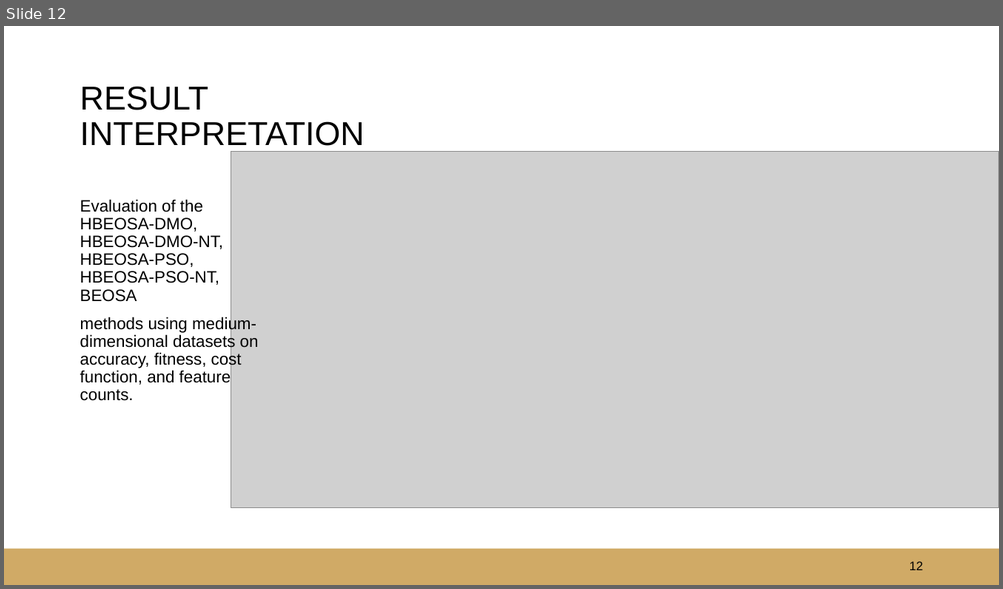
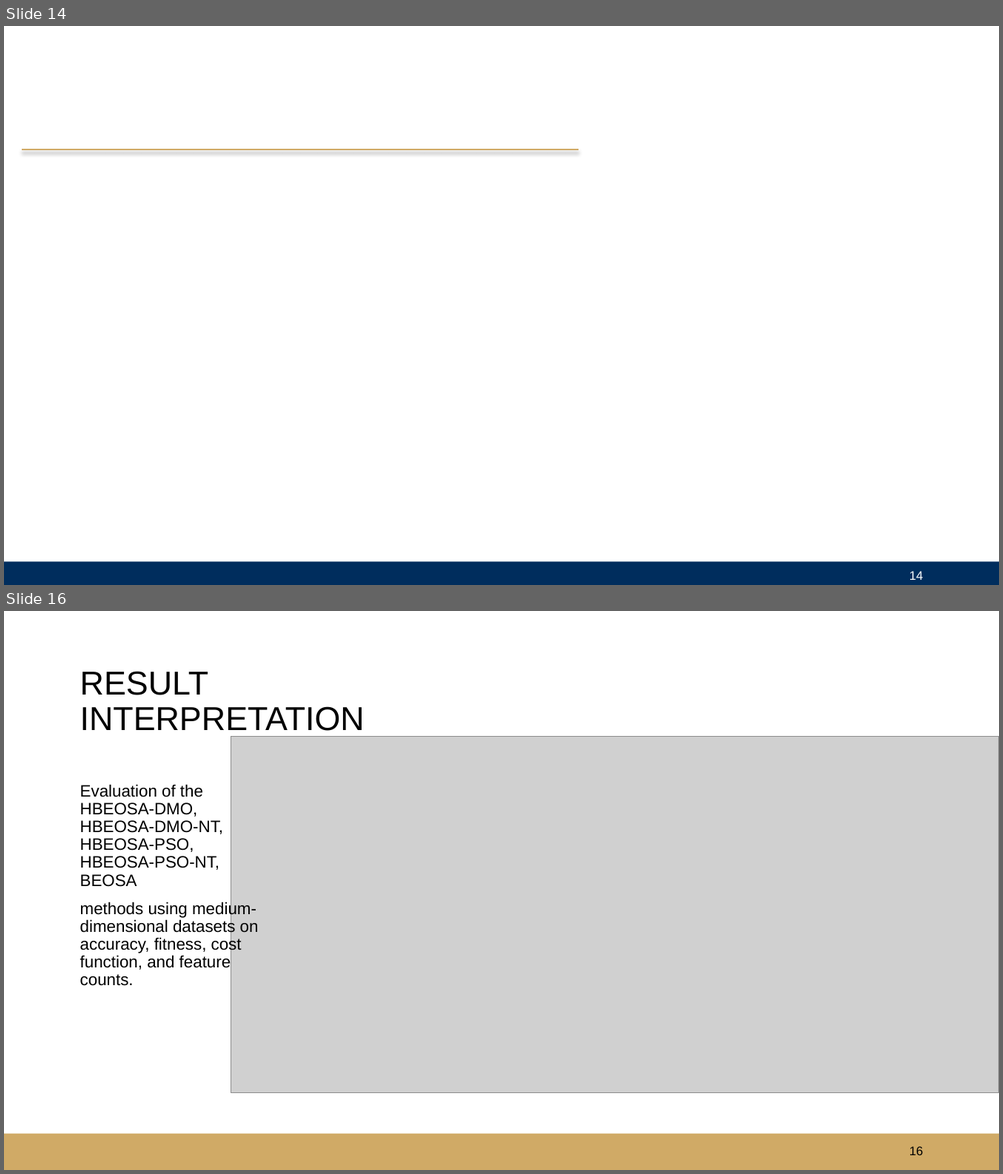
Before and after one commit to justicetetteh233/FINAL_YEAR_PROJECT_SEMI_FINISHED_VERSION, a slide deck: INSIGHT_SLIDES/An_adaptation_of_hybrid_binary_optimization_algorithms_for_3_version_presentation_1 copy.pptx. Shown one above the other, each under a label of ours: slide 12 before the commit, slides 14 and 16 after it; the slides between them are not shown. The pictures are 1003x589 and 1003x1174 pixels, drawn with LibreOffice and Linux fonts; fonts in the diff are those of the drawing; grey boxes stand for pictures; background and template pictures are left out. Boxes give left, top, right and bottom in pixels: in the first picture for what was removed or moved away, otherwise in the second. Text is boxed around its words. In the diff, an @@ line names an element or a change of style, - is before the commit and + after.

```diff
--- a/INSIGHT_SLIDES/An_adaptation_of_hybrid_binary_optimization_algorithms_for_3_version_presentation_1 copy.pptx
+++ b/INSIGHT_SLIDES/An_adaptation_of_hybrid_binary_optimization_algorithms_for_3_version_presentation_1 copy.pptx
@@ slide 14 added at (4, 26, 999, 585), background #FFFFFF @@
@@ line added from (22, 150) to (578, 150), #D0AA66 1.5 pt @@
@@ rectangle added at (4, 562, 999, 585), fill #002D5D @@
@@ page number added at (909, 571, 923, 580), 12 pt, text #FFFFFF @@
+14
@@ what was slide 12 is now slide 16 @@
@@ page number at (909, 1147, 923, 1156): text changed @@
-12
+16
```
Also in this commit, not shown: 6 slides changed, 8 other slides added, 6 slides removed, 10 other files.
